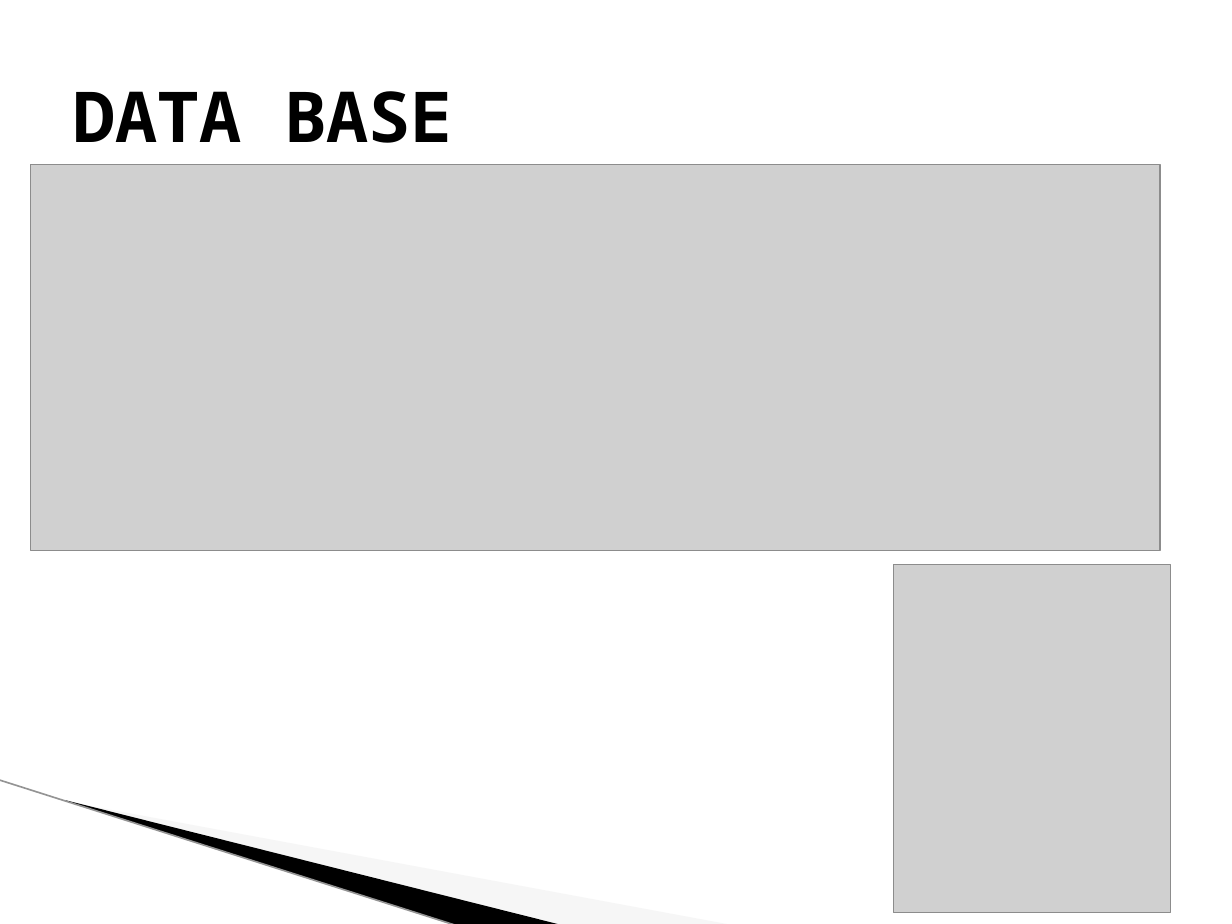
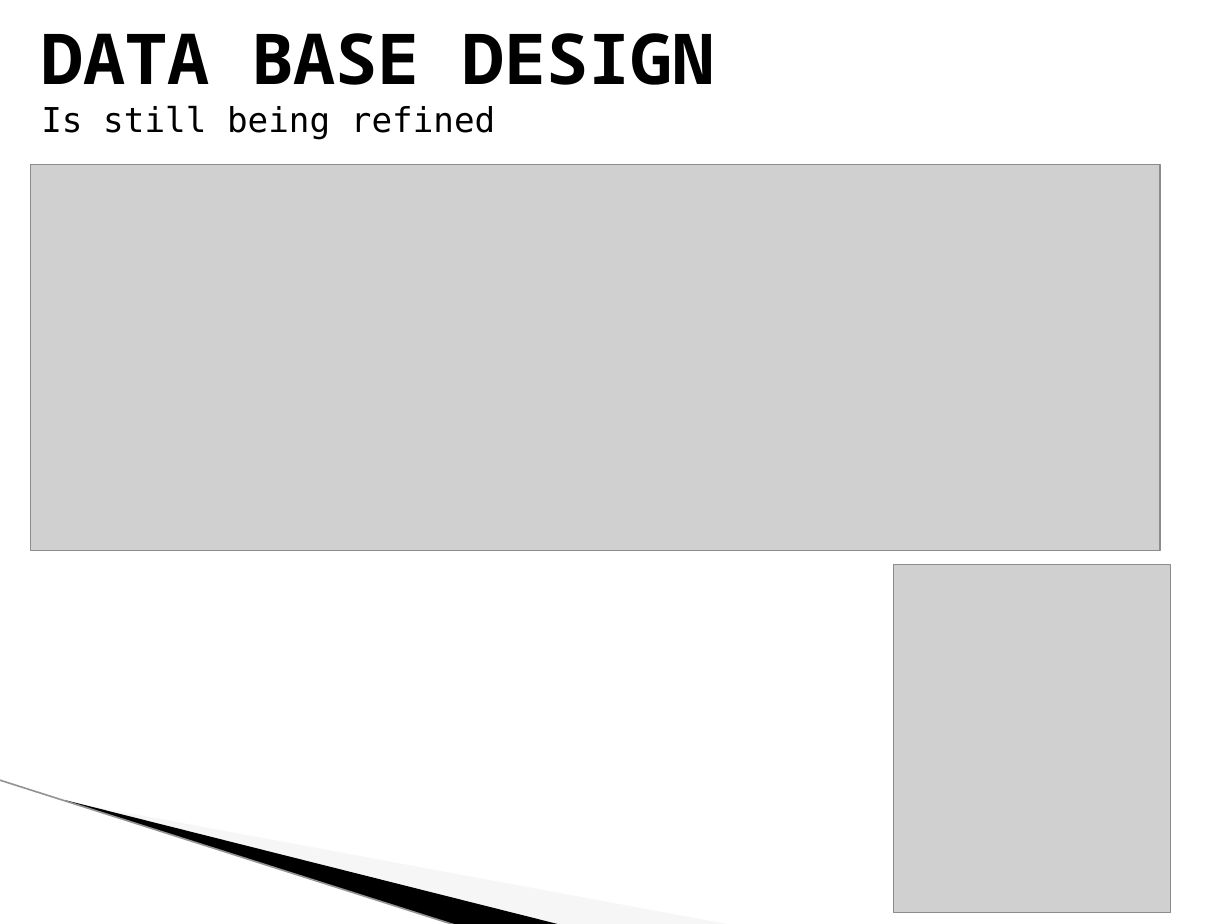
Before and after one commit to 321dhruuv0037/Java_mini_project, a slide deck: slide 8 of CRESTfinal.pptx. Drawn at 1232x924 pixels with LibreOffice and Linux fonts; fonts in the diff are those of the drawing; grey boxes stand for pictures; background and template pictures are left out. Boxes give left, top, right and bottom in pixels: in the first picture for what was removed or moved away, otherwise in the second. Text is boxed around its words. In the diff, an @@ line names an element or a change of style, - is before the commit and + after.

```diff
--- a/CRESTfinal.pptx
+++ b/CRESTfinal.pptx
@@ title at (x1=41, y1=33, x2=714, y2=140): text changed; size 41 to 20 pt; font Noto Sans Mono to DejaVu Sans Mono; bold off @@
-DATA BASE
+DATA BASE DESIGN
+Is still being refined
```
Also in this commit, not shown: 6 other slides changed, 2 slides added, 4 other files.
